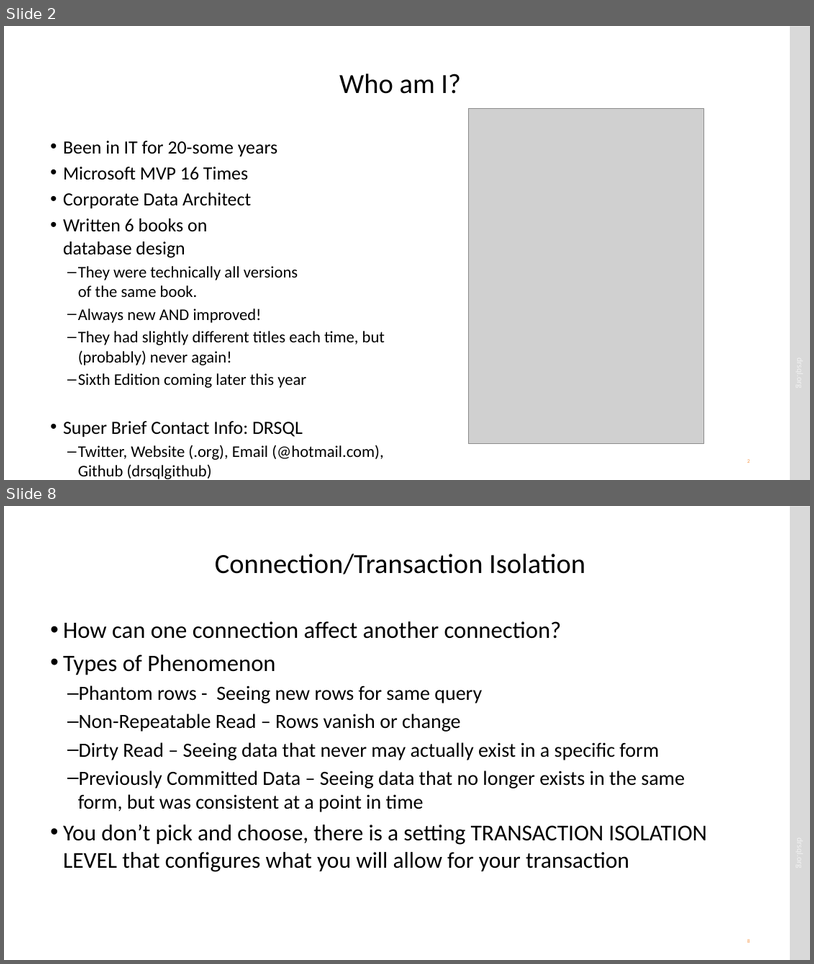
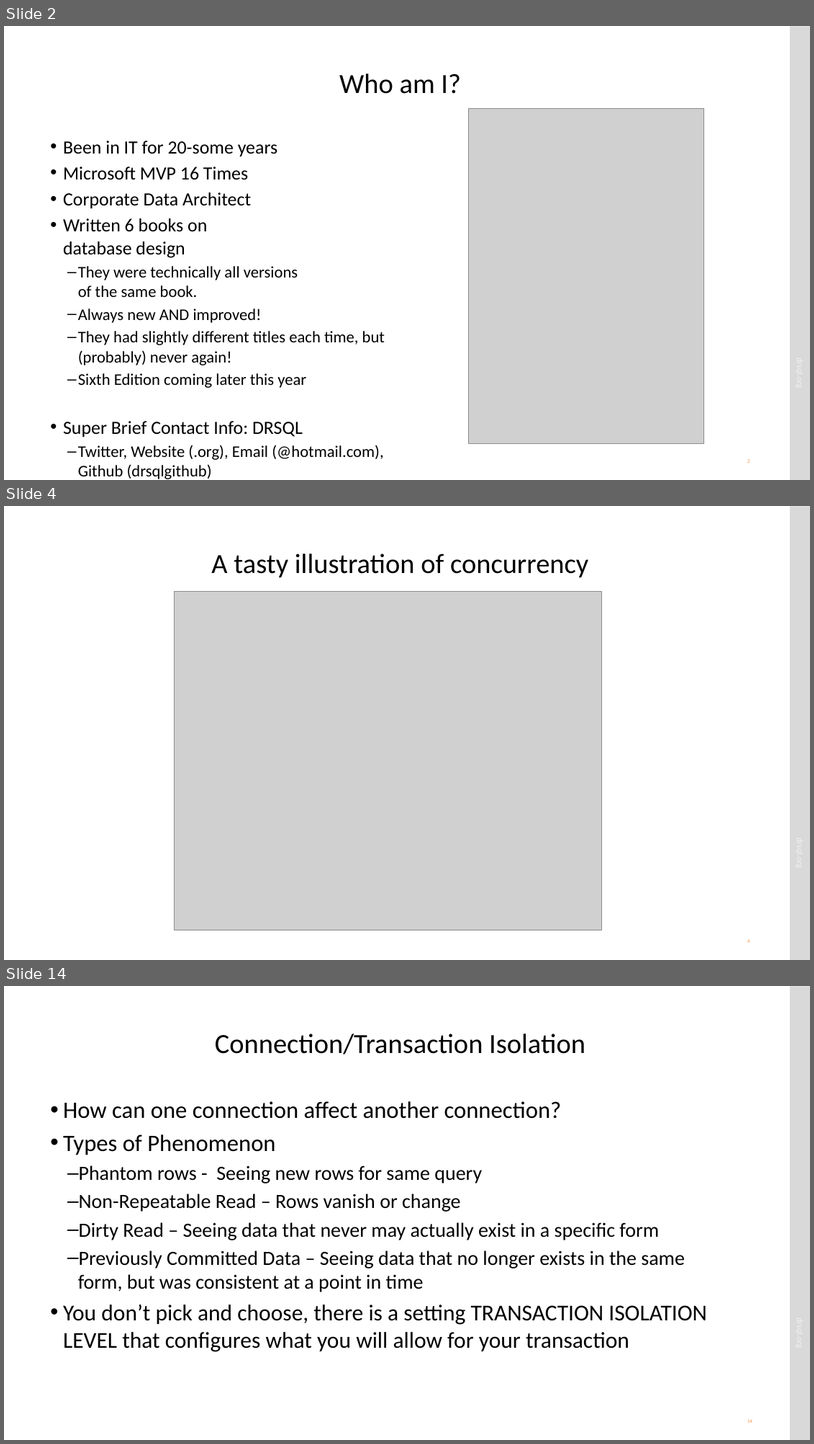
Before and after one commit to drsqlgithub/Presentation-Downloads, a slide deck: Concurrency/Matters of Concurrency.pptx. Shown one above the other, each under a label of ours: slides 2 and 8 before the commit, slides 2, 4 and 14 after it; the slides between them are not shown. The pictures are 814x964 and 814x1444 pixels, drawn with LibreOffice and Linux fonts; fonts in the diff are those of the drawing; grey boxes stand for pictures. Boxes give left, top, right and bottom in pixels: in the first picture for what was removed or moved away, otherwise in the second. Text is boxed around its words. In the diff, an @@ line names an element or a change of style, - is before the commit and + after.

Commit message:
Working on new version of Matters of Concurrency PPT

```diff
--- a/Concurrency/Matters of Concurrency.pptx
+++ b/Concurrency/Matters of Concurrency.pptx
@@ slide 4 added at (4, 506, 810, 960), background #FFFFFF; not listed: 2 template elements that a slide beside it also shows @@
@@ title added at (211, 554, 589, 578), 33 pt, text #000000 @@
+A tasty illustration of concurrency
@@ picture added at (175, 591, 602, 929) @@
@@ what was slide 8 is now slide 14 @@
@@ page number at (748, 1419, 753, 1422): text changed @@
-8
+14
```
Also in this commit, not shown: 6 slides changed, 6 other slides added, 3 other files.
